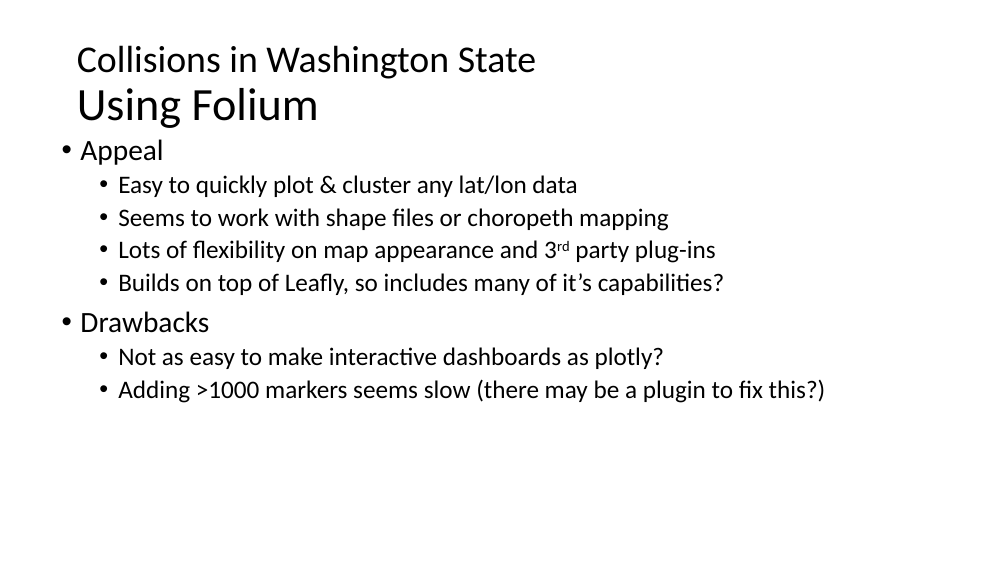
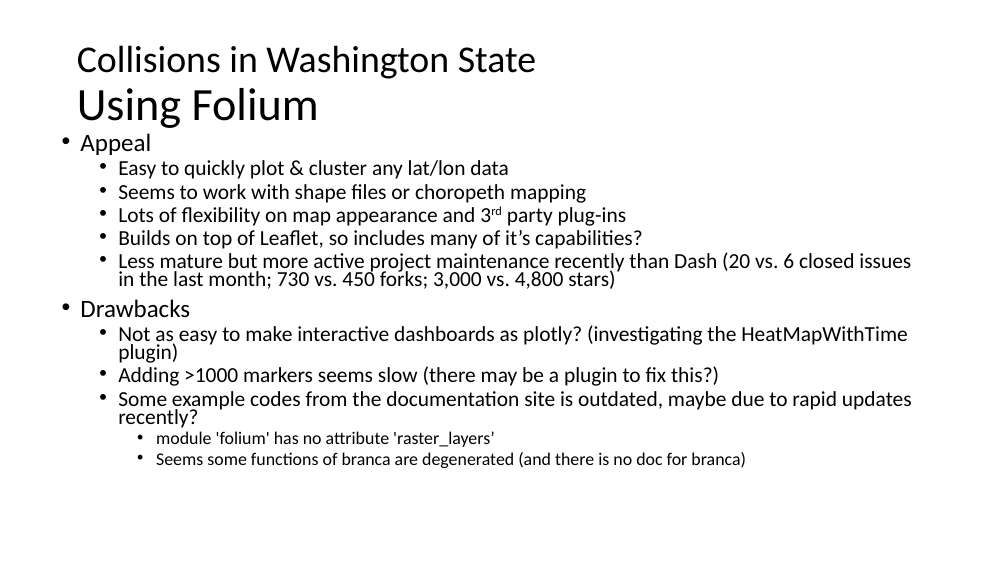
Before and after one commit to gdc3000/wa_collisions, a slide deck: slide 5 of doc/Technology_Review_Presentation.pptx (slide 6 before the commit). Drawn at 1008x567 pixels with LibreOffice and Linux fonts; fonts in the diff are those of the drawing. Boxes give left, top, right and bottom in pixels: in the first picture for what was removed or moved away, otherwise in the second. Text is boxed around its words. In the diff, an @@ line names an element or a change of style, - is before the commit and + after.

Commit message:
modify tech review slides with Folium info

```diff
--- a/doc/Technology_Review_Presentation.pptx
+++ b/doc/Technology_Review_Presentation.pptx
@@ text at (80,133,719,386): size 28 to 23.8 pt in "Appeal", "Drawbacks"; size 24 to 20.4 pt in "Easy to quickly plot & cluster any ...", "Seems to work with shape files or ...", "Lots of flexibility on map appearance and ...", "Adding >1000 markers seems slow (there may ..."; line spacing 0.9 to 0.7 @@
@@ text at (118,230,911,289): text changed; size 24 to 20.4 pt @@
-  • Builds on top of Leafly, so includes many of it’s capabilities?
+  • Builds on top of Leaflet, so includes many of it’s capabilities?
+  • Less mature but more active project maintenance recently than Dash (20 vs. 6 closed issues in the last month; 730 vs. 450 forks; 3,000 vs. 4,800 stars)
@@ text at (118,325,908,363): text changed; size 24 to 20.4 pt @@
-  • Not as easy to make interactive dashboards as plotly?
+  • Not as easy to make interactive dashboards as plotly? (investigating the HeatMapWithTime plugin)
@@ text at (118,391,912,468): paragraphs added @@
+  • Some example codes from the documentation site is outdated, maybe due to rapid updates recently?
+    • module 'folium' has no attribute 'raster_layers’
+    • Seems some functions of branca are degenerated (and there is no doc for branca)
```
Also in this commit, not shown: 1 slide added, 1 slide removed.
